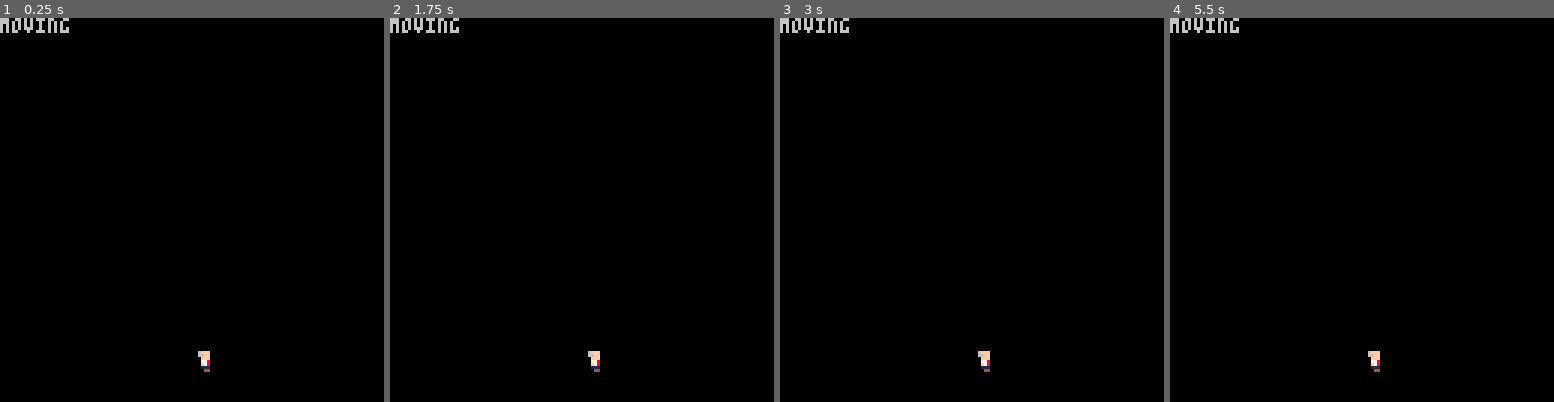
Above: before the commit, frames 1-4 (left to right).
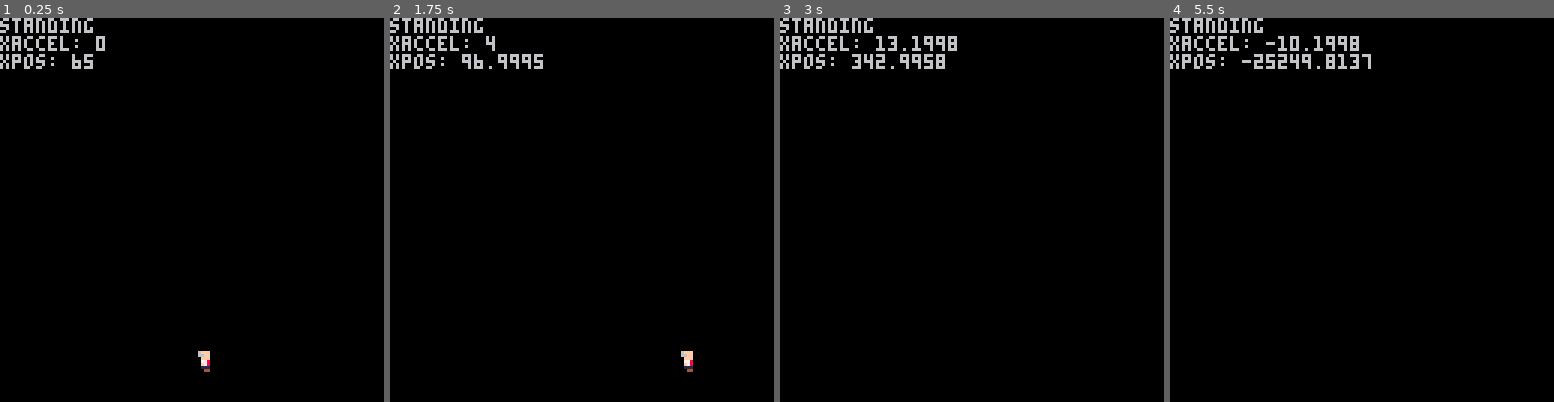
Above: after the commit, the same moments.

Repository: jloiterman/ld51_new
Game: PICO-8 cartridge ld51.p8
Same seed, same stepped clock (60 frames per second), same inputs: the game is played once before the commit and once after it.
Inputs:
- Up to frame 1 (0.25 s): no input
- Up to frame 2 (1.75 s): hold Right from 1.6 s (still down)
- Up to frame 3 (3 s): release Right at 2.1 s; hold Right from 2.47 s (still down)
- Up to frame 4 (5.5 s): release Right at 3.03 s; hold Left 3.08-3.58 s; hold Right 4.02-4.68 s; hold Left from 5.08 s (still down)

The runs differ from the first frame. In frame 1, 1.2% of the frame differs, in the area x 0-28%, y 0-14%; in frame 2, 1.7%; in frame 3, 1.9%; in frame 4, 2.1%, in the area x 0-55%, y 0-93%.

Commit message:
movement vectors work properly in x+ direction only.

Diff:
--- a/ld51.p8
+++ b/ld51.p8
@@ -7,50 +7,87 @@
         pos={x=65,y=110},
         vel={x=0,y=0},
         accel={x=0,y=0},
+        xthrust={x=0.4,y=0},
         state="standing",
-        flipped=1,
+        flipped=-1,
         sprite=2,
-        xfriction=0.1
+        brake={x=0.2,y=0},
+        max_speed=2.5
     }
 end
 
 function _update60()
     global_tick+=1;
-    process_player_input(player)
-    move_player(player)
+    update_vel(player)
 end
 
-function process_player_input(p)
-    if p.state=="moving" then
-        if not btn(0) and not btn(1) then v_mults(p.accel,0) end
-        p.state="standing"
-    end
-    if p.state=="standing" then
-        if btn(0) then p.accel.x=-0.3 end
-        if btn(1) then p.accel.x=0.3 end
-        p.state="moving"
-    end
-
-end
-
-function move_player(p)
-    if p.state=="moving" then
-        if v_mag(p.vel)>=0.2 then
-            p.vel=v_addv(p.accel,p.vel)
-            p.pos=v_addv(p.pos,p.vel)
-        else
-            v_mults(p.vel,0)
-        end
-    elseif p.state=="standing" then
-        p.vel=v_addv(p.accel,p.vel)
-        p.pos=v_addv(p.pos,p.vel)
-    end
-end
 
 function _draw()
     cls()
     spr(2,player.pos.x,player.pos.y)
     print(player.state)
+    print("xaccel: " .. player.accel.x)
+    print("xpos: " .. player.pos.x)
+end
+
+
+
+function getplayerspeed()
+    return v_mag(player.vel)
+end
+
+function nobuttons()
+    if (not btn(0)) and (not btn(1)) then
+        return true
+    end
+end
+
+function update_vel(p)
+    if getplayerspeed(p)==0 then
+        if btn(0) then
+            p.accel=v_addv(p.accel,v_mults(p.xthrust,-1))
+            p.vel=v_addv(p.vel,p.accel)
+            p.pos=v_addv(p.pos,p.vel)
+        end
+        if btn(1) then
+            p.accel=v_addv(p.accel,p.xthrust)
+            p.vel=v_addv(p.vel,p.accel)
+            p.pos=v_addv(p.pos,p.vel)
+        end
+    end
+
+    if getplayerspeed(p)!=0 then
+        if btn(0) then
+            p.accel=v_addv(p.accel,v_mults(p.xthrust,-1))
+            if v_mag(p.vel)>p.max_speed*-1 then
+                p.vel=v_addv(p.vel,p.accel)
+            end
+            p.pos=v_addv(p.pos,p.vel)
+        end
+        if btn(1) then
+            p.accel=v_addv(p.accel,p.xthrust)
+            if v_mag(p.vel)<p.max_speed then
+                p.vel=v_addv(p.vel,p.accel)
+            end
+            p.pos=v_addv(p.pos,p.vel)
+        end
+    end
+    if nobuttons() then
+	    if (getplayerspeed()<v_mag(p.brake)) and
+ 	 	    (getplayerspeed()>v_mag(p.brake)*-1) then
+ 	 	    p.accel=v_mults(p.accel,0)
+ 	 		p.vel=v_mults(p.vel,0)
+ 	    end
+ 	    if getplayerspeed()<0 then
+ 	 	    p.accel=p.brake
+ 	    end
+ 	    if getplayerspeed()>0 then
+ 	 	p.accel=v_mults(player.brake,-1)
+ 	    end
+ 	    p.vel=v_addv(p.vel,p.accel)
+        p.pos=v_addv(p.pos,p.vel)
+
+     end
 end
 -->8
 --add vectors
Not shown, added: sprites.png
